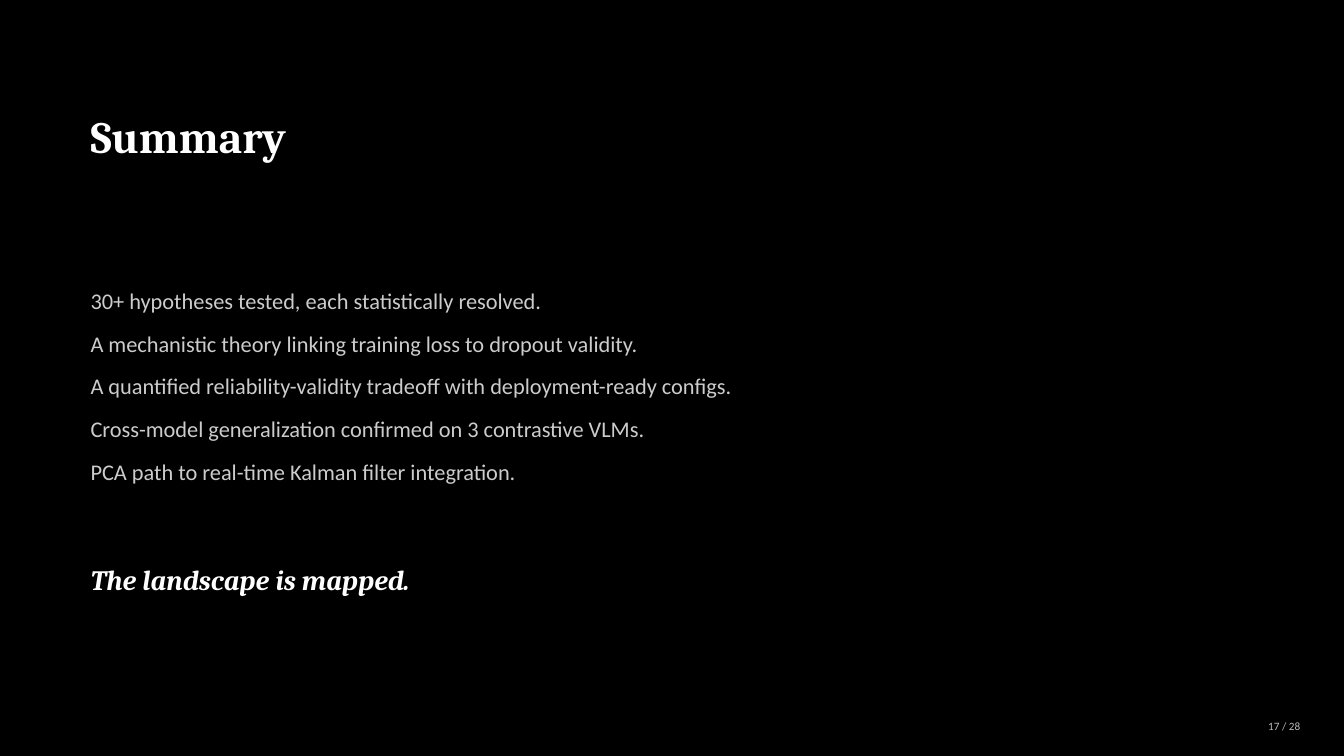
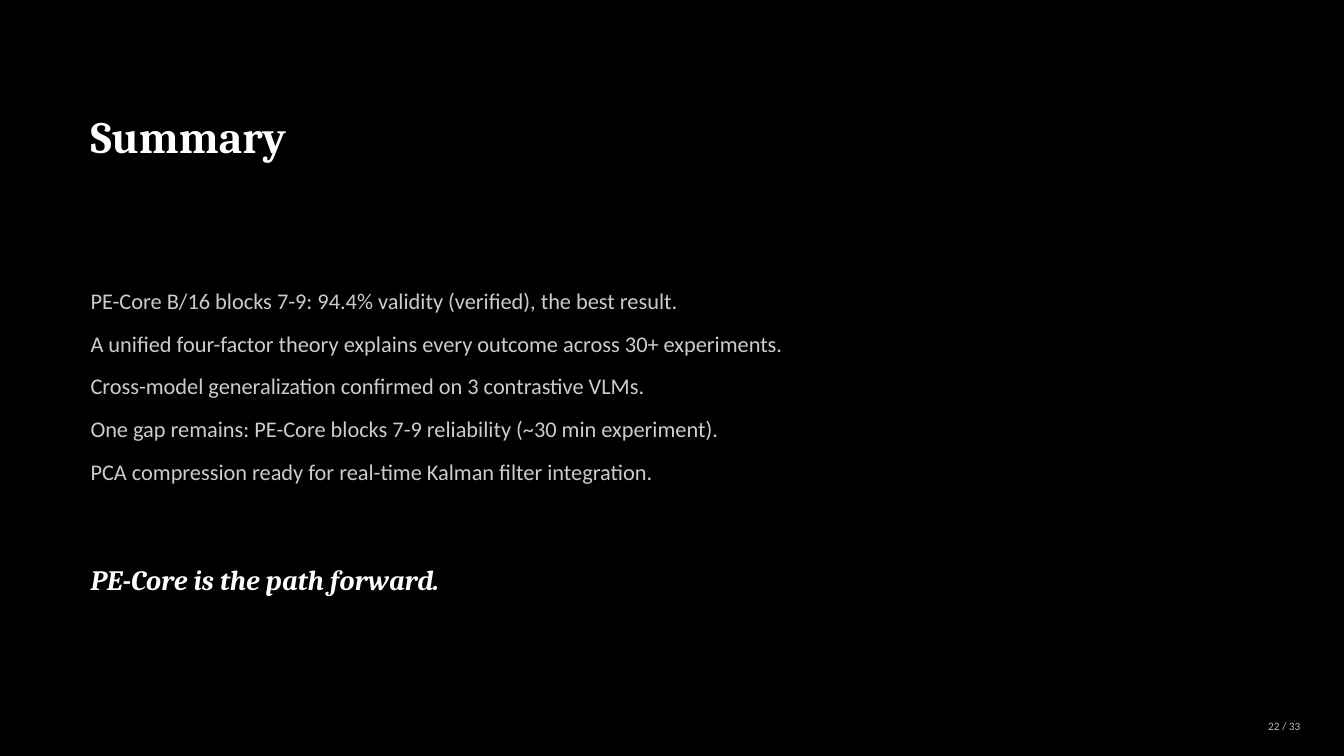
Before and after one commit to fwromano/mcdo-vlm-uncertainty, a slide deck: slide 22 of MC_Dropout_Status_Update.pptx (slide 17 before the commit). Drawn at 1344x756 pixels with LibreOffice and Linux fonts; fonts in the diff are those of the drawing. Boxes give left, top, right and bottom in pixels: in the first picture for what was removed or moved away, otherwise in the second. Text is boxed around its words. In the diff, an @@ line names an element or a change of style, - is before the commit and + after.

```diff
--- a/MC_Dropout_Status_Update.pptx
+++ b/MC_Dropout_Status_Update.pptx
@@ text at (x1=91, y1=293, x2=782, y2=356): text changed @@
-30+ hypotheses tested, each statistically resolved.
-A mechanistic theory linking training loss to dropout validity.
-A quantified reliability-validity tradeoff with deployment-ready configs.
+PE-Core B/16 blocks 7-9: 94.4% validity (verified), the best result.
+A unified four-factor theory explains every outcome across 30+ experiments.
@@ text at (x1=91, y1=421, x2=718, y2=484): text changed @@
-PCA path to real-time Kalman filter integration.
+One gap remains: PE-Core blocks 7-9 reliability (~30 min experiment).
+PCA compression ready for real-time Kalman filter integration.
@@ text at (x1=91, y1=570, x2=439, y2=596): text changed @@
-The landscape is mapped.
+PE-Core is the path forward.
@@ text at (x1=1268, y1=722, x2=1300, y2=730): text changed @@
-17 / 28
+22 / 33
```
Also in this commit, not shown: 24 other slides changed, 8 slides added, 3 slides removed, 9 other files.
